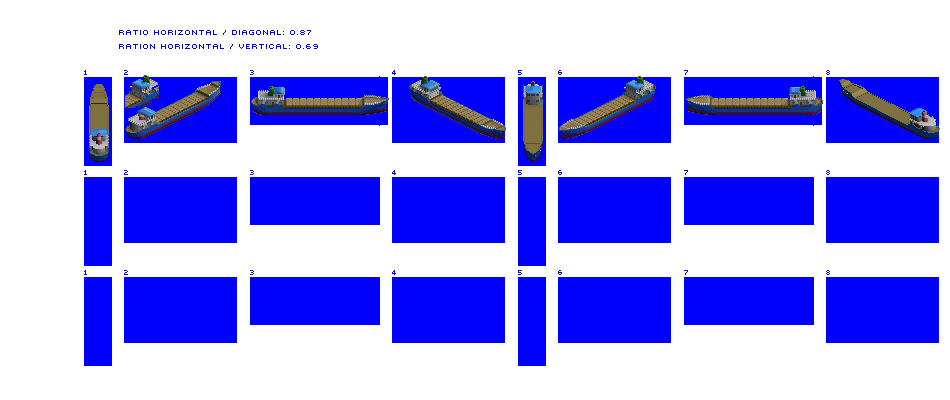
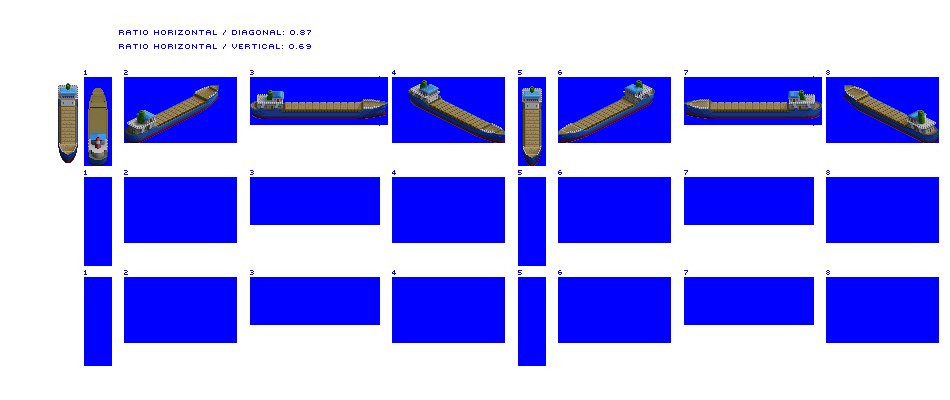
Layer changes from the first 950x400 image to the second:
painted on "ratio horizontal / diagonal: 0" over [150, 44, 318, 49]
painted on "Coaster" over [58, 75, 940, 166]
